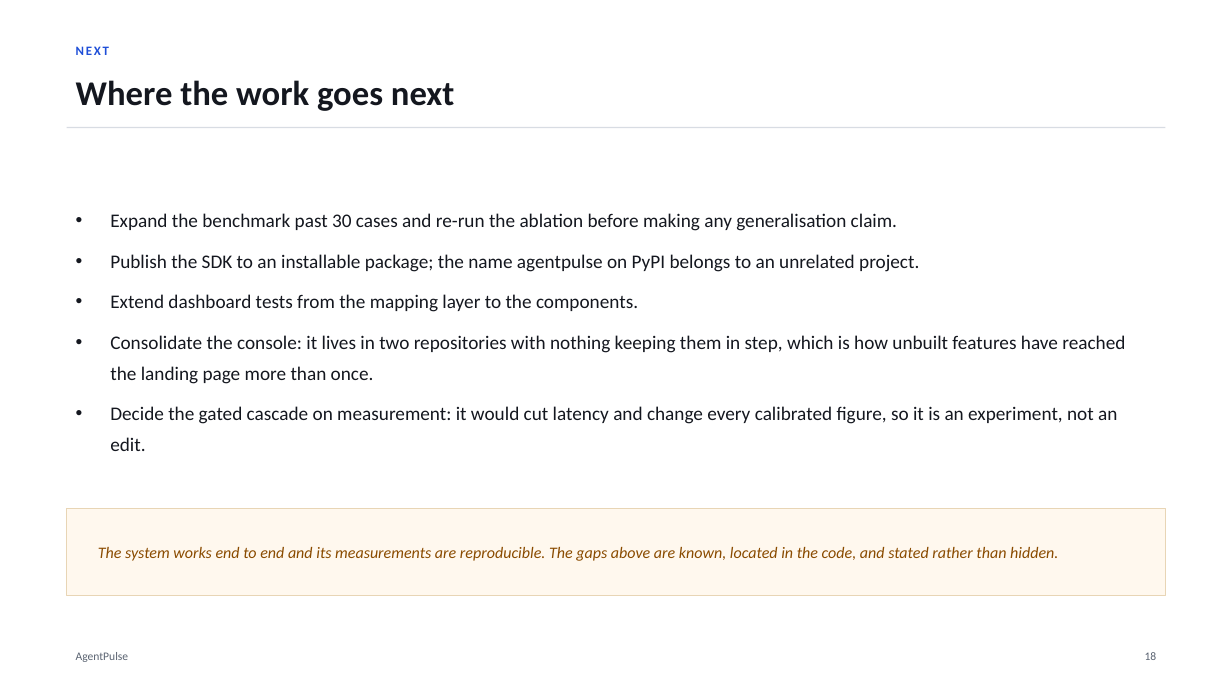
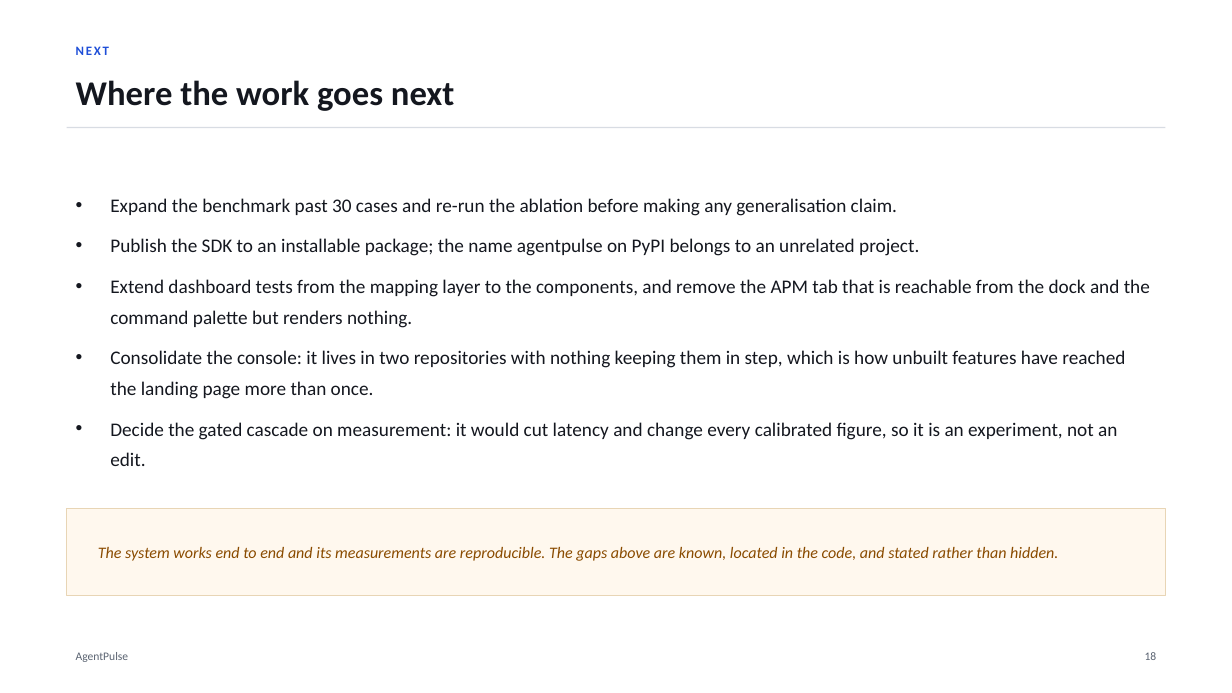
Before and after one commit to Soum-Code/agentpulse, a slide deck: slide 19 of presentation/AgentPulse_Project_Deck.pptx. Drawn at 1232x693 pixels with LibreOffice and Linux fonts; fonts in the diff are those of the drawing. Boxes give left, top, right and bottom in pixels: in the first picture for what was removed or moved away, otherwise in the second. Text is boxed around its words. In the diff, an @@ line names an element or a change of style, - is before the commit and + after.

```diff
--- a/presentation/AgentPulse_Project_Deck.pptx
+++ b/presentation/AgentPulse_Project_Deck.pptx
@@ text at bbox=[110, 279, 1150, 328]: text changed @@
-• Extend dashboard tests from the mapping layer to the components.
+• Extend dashboard tests from the mapping layer to the components, and remove the APM tab that is reachable from the dock and the command palette but renders nothing.
```
Also in this commit, not shown: 1 other slide changed, 3 other files.
